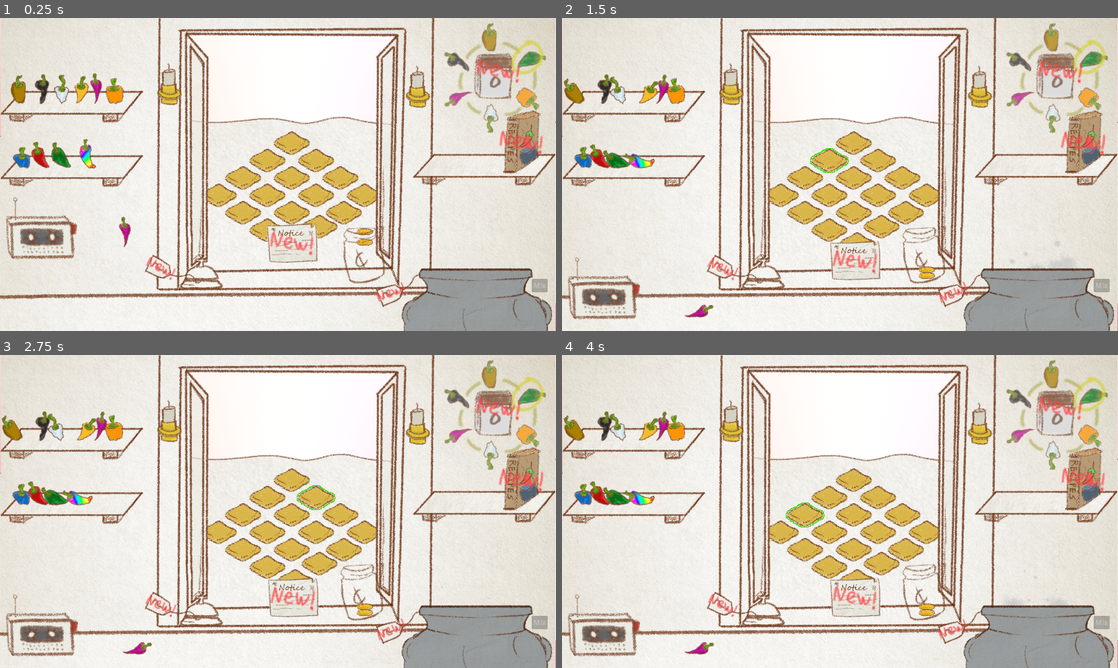
Above: before the commit, frames 1-4 (two rows, left to right).
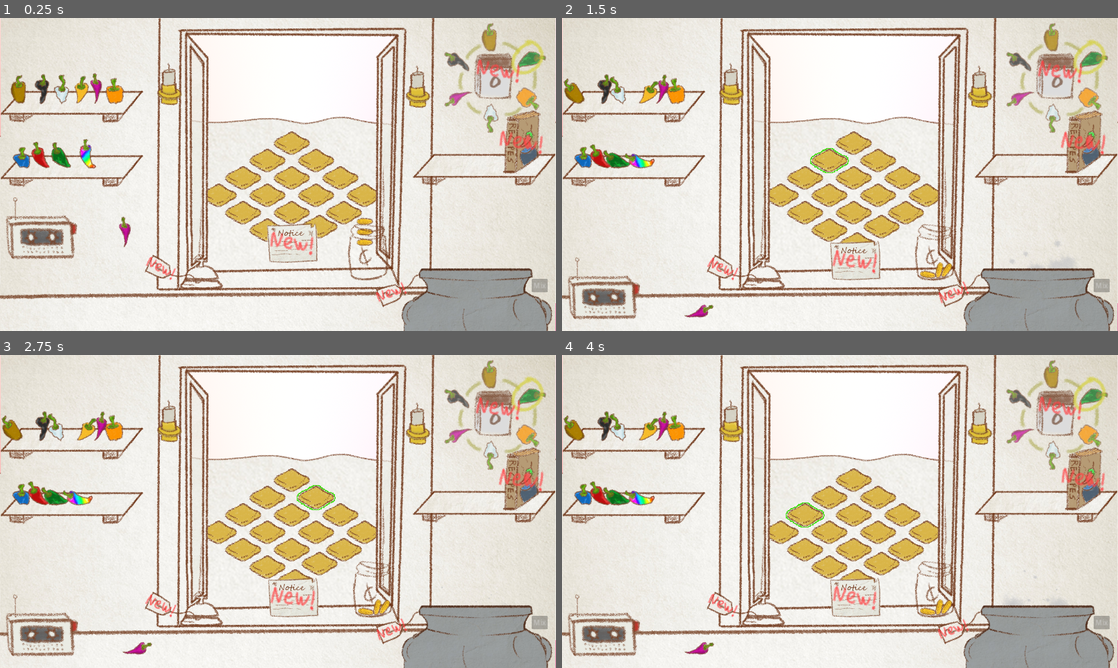
Above: after the commit, the same moments.

Repository: fresh4/GameJam2
Game: Godot game, scene res://Scenes/prototype_level.tscn
Same seed, same stepped clock (60 frames per second), same inputs: the game is played once before the commit and once after it. Sound files missing from this copy of the repository are replaced by a short silence.
Inputs (mouse positions are in pixels of both pictures, inside the frame that each line leads up to):
- Up to frame 1 (0.25 s): no input
- Up to frame 2 (1.5 s): move the mouse to (851, 143) at 0.52 s; press the mouse at (851, 143) at 0.53 s; move the mouse to (828, 161) at 1.27 s; release the mouse at (828, 161) at 1.28 s; click (828, 161) at 1.35 s
- Up to frame 3 (2.75 s): move the mouse to (316, 498) at 2.02 s; hold Right mouse button (right_click) from 2.03 s (still down); click (316, 498) at 2.3 s
- Up to frame 4 (4 s): move the mouse to (851, 514) at 2.77 s; release Right mouse button (right_click) at 2.78 s; tap Mouse wheel down (scroll_down) at 2.85 s; click (851, 514) at 3.05 s; move the mouse to (806, 514) at 3.52 s; hold Mouse wheel up (scroll_up) from 3.53 s (still down); click (806, 514) at 3.8 s

The runs differ from the first frame. In frame 1, 0.5% of the frame differs, in the area x 61-70%, y 63-85%; in frame 2, 0.7%, in the area x 61-71%, y 65-85%; in frame 3, 0.7%; in frame 4, 0.7%.

Commit message:
Added new audio effects

Diff:
--- a/Scenes/prototype_level.tscn
+++ b/Scenes/prototype_level.tscn
@@ -576,11 +576,14 @@
 [node name="CoinPrefab2" parent="Inside/Draggables" instance=ExtResource("22_030br")]
 position = Vector2(840, 488)
 
+[node name="CoinPrefab3" parent="Inside/Draggables" instance=ExtResource("22_030br")]
+position = Vector2(840, 440)
+
 [node name="CoinPrefab" parent="Inside/Draggables" instance=ExtResource("22_030br")]
 position = Vector2(840, 464)
 
 [node name="Jar" parent="Inside/Draggables" instance=ExtResource("23_lq5y0")]
-position = Vector2(848, 536)
+position = Vector2(848, 528)
 
 [node name="Peppers" type="Node2D" parent="Inside"]
 
--- a/Scripts/AutoLoads/audio_manager.gd
+++ b/Scripts/AutoLoads/audio_manager.gd
@@ -1,6 +1,8 @@
 extends Node
 
 #region Audio Imports
+const OST = preload("res://Assets/Music/super_rough_ost_sampler.ogg")
+
 const BUBBLING_CAULDRON = preload("res://Assets/SFX/Cauldron/bubbling_cauldron.ogg")
 const SAUCE_BREW_1 = preload("res://Assets/SFX/Cauldron/sauce_brew_1.ogg")
 const SAUCE_BREW_2 = preload("res://Assets/SFX/Cauldron/sauce_brew_2.ogg")
@@ -21,6 +23,10 @@
 
 const PAPER_CLOSE_1 = preload("res://Assets/SFX/Paper/paper_close_1.ogg")
 const PAPER_OPEN_1 = preload("res://Assets/SFX/Paper/paper_open_1.ogg")
+
+const BELL_1 = preload("res://Assets/SFX/bell_1.ogg")
+const IGNITE = preload("res://Assets/SFX/ignite.ogg")
+const SIZZLE = preload("res://Assets/SFX/sizzle.ogg")
 
 const CASSETTE_CLICKS: Array[AudioStream] = [
 	CASSETTE_PRESS,
--- a/Scripts/bell.gd
+++ b/Scripts/bell.gd
@@ -14,6 +14,7 @@
 	else:
 		Globals.game_manager.market.unsummon()
 	animation_player.play("ring")
+	AudioManager.play_audio(AudioManager.BELL_1)
 
 func _input(event: InputEvent) -> void:
 	if event.is_action_pressed("click") and hovering:
--- a/Scripts/candle.gd
+++ b/Scripts/candle.gd
@@ -31,5 +31,6 @@
 	for i in body.get_children(): if i is CPUParticles2D: return
 	var flame_prefab = Globals.FLAME_PARTICLES.instantiate()
 	body.add_child(flame_prefab)
+	AudioManager.play_audio(AudioManager.IGNITE)
 	await get_tree().create_timer(5).timeout
 	if is_instance_valid(flame_prefab): body.queue_free()
--- a/Scripts/casette_player.gd
+++ b/Scripts/casette_player.gd
@@ -6,8 +6,14 @@
 
 var hovered: bool = false
 var playing: bool = false
+var music_player: AudioStreamPlayer2D
 
 func _ready() -> void:
+	music_player = AudioStreamPlayer2D.new()
+	add_child(music_player)
+	music_player.stream = AudioManager.OST
+	music_player.bus = "Music"
+	music_player.play()
 	button_area.mouse_entered.connect(button_hover)
 	button_area.mouse_exited.connect(button_exit)
 	toggle_player()
@@ -23,13 +29,13 @@
 		await button_animation_player.animation_finished
 		wheels_animation_player.play("spin")
 		playing = true
-		# TODO: Play the music audio stream
+		music_player.stream_paused = false
 	else:
 		button_animation_player.play_backwards("button_click")
 		await button_animation_player.animation_finished
 		wheels_animation_player.pause()
 		playing = false
-		# TODO: Stop the music audio stream
+		music_player.stream_paused = true
 
 func button_hover():
 	hovered = true
--- a/Scripts/cauldron.gd
+++ b/Scripts/cauldron.gd
@@ -26,6 +26,7 @@
 		if child is DraggableObject:
 			child.dragging = false
 		if child is CPUParticles2D:
+			AudioManager.play_audio(AudioManager.SIZZLE)
 			child.queue_free()
 
 	# If the item is invalid or cauldron is full, YEET the item
Not shown, added: Assets/Music/super_rough_ost_sampler.ogg.import
Not shown, added: Assets/SFX/bell_1.ogg.import
Not shown, added: Assets/SFX/ignite.ogg.import
Not shown, added: Assets/SFX/sizzle.ogg.import
Not shown, added: Assets/Music/super_rough_ost_sampler.ogg
Not shown, added: Assets/SFX/bell_1.ogg
Not shown, added: Assets/SFX/ignite.ogg
Not shown, added: Assets/SFX/sizzle.ogg
